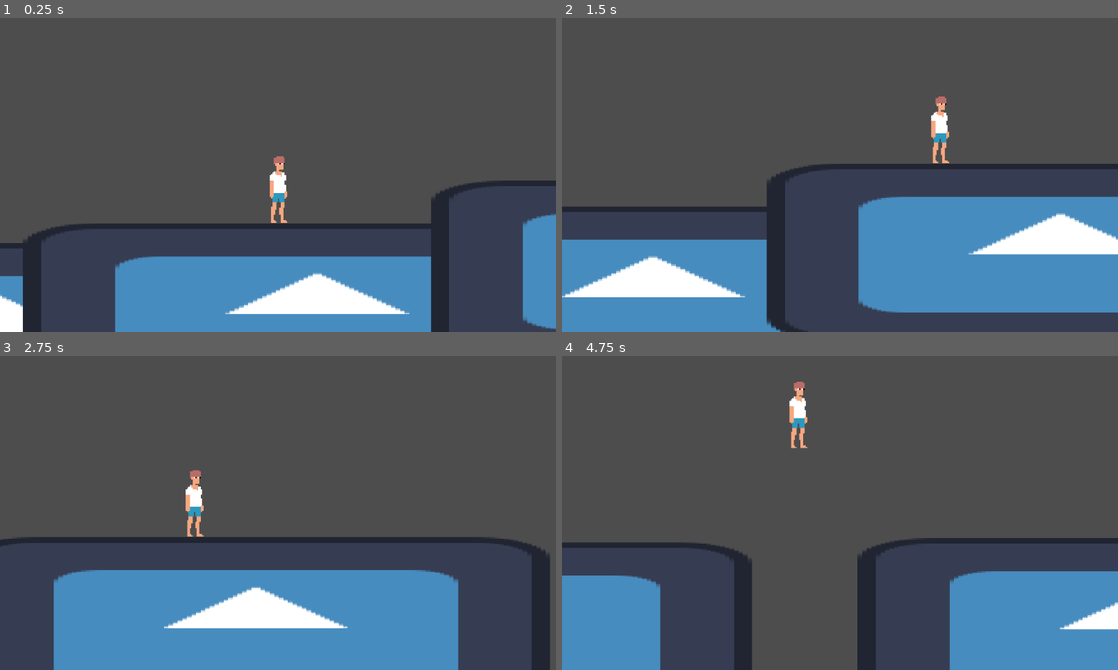
Above: before the commit, frames 1-4 (two rows, left to right).
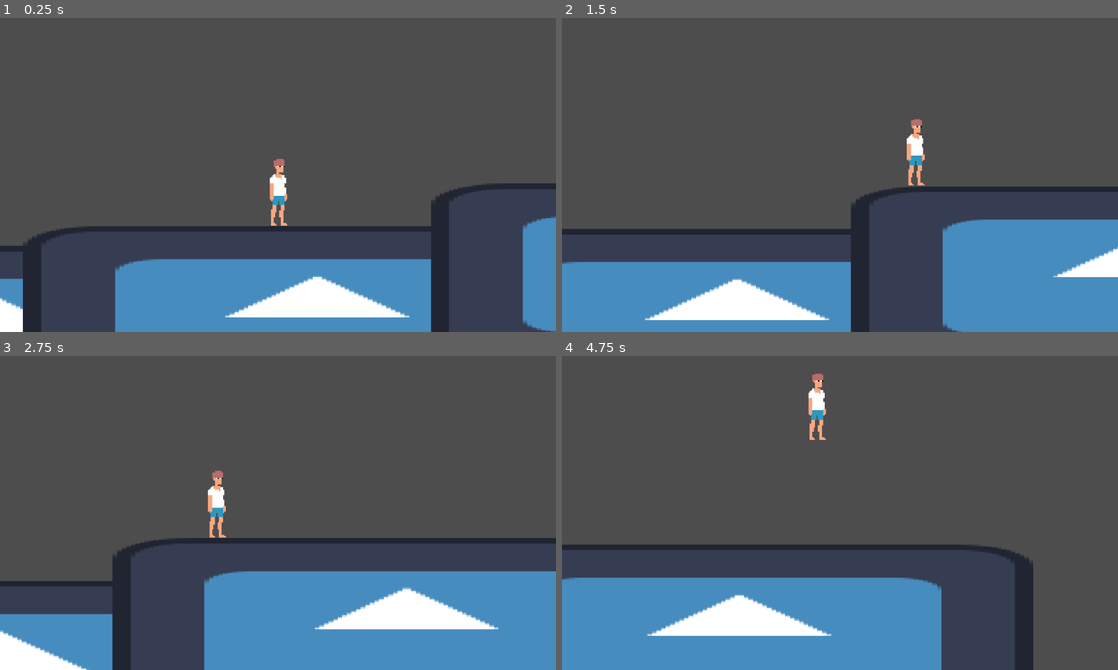
Above: after the commit, the same moments.

Repository: NikolaTeslaPaga/game-van-jonas
Game: Godot game, scene res://Scenes/Test_Scene.tscn
The game is run twice, just before and just after one commit, with the same random seed, the same clock (stepped at 60 frames per second) and the same inputs. The engine's default icon, where the game draws it, is replaced by a stand-in: a white triangle on a blue panel in a dark square.
Inputs:
- Up to frame 1 (0.25 s): no input
- Up to frame 2 (1.5 s): hold Right (move_right) from 0.53 s (still down); tap Space (jump) at 0.77 s
- Up to frame 3 (2.75 s): tap Space (jump) at 1.52 s; release Right (move_right) at 2.03 s; hold Left (move_left) from 2.03 s (still down)
- Up to frame 4 (4.75 s): release Left (move_left) at 2.78 s; hold Right (move_right) 2.78-4.28 s; tap Space (jump) at 3.02, 3.77, 4.52 s; hold Left (move_left) from 4.28 s (still down)

The runs differ from the first frame. In frame 1, 3.4% of the frame differs, in the area x 0-100%, y 44-100%; in frame 2, 28%; in frame 3, 21%; in frame 4, 28%, in the area x 0-100%, y 5-100%.

Commit message:
Edits
Zwaartekracht lager, snelheid ook, je kan nu ook springen met pijltje omhoog

Diff:
--- a/Scripts/player.gd
+++ b/Scripts/player.gd
@@ -1,8 +1,8 @@
 extends CharacterBody2D
 
-@export var speed = 600
+@export var speed = 400
 @export var jump_velocity = -1200
-@export var gravity = 5000
+@export var gravity = 4000
 @export_range(0.0, 1.0) var friction = 0.4
 @export_range(0.0 , 1.0) var acceleration = 0.1
 
--- a/project.godot
+++ b/project.godot
@@ -26,6 +26,7 @@
 jump={
 "deadzone": 0.5,
 "events": [Object(InputEventKey,"resource_local_to_scene":false,"resource_name":"","device":-1,"window_id":0,"alt_press …(191 unchanged characters)…
+, Object(InputEventKey,"resource_local_to_scene":false,"resource_name":"","device":-1,"window_id":0,"alt_pressed":false,"shift_pressed":false,"ctrl_pressed":false,"meta_pressed":false,"pressed":false,"keycode":0,"physical_keycode":4194320,"key_label":0,"unicode":0,"location":0,"echo":false,"script":null)
 ]
 }
 move_left={
